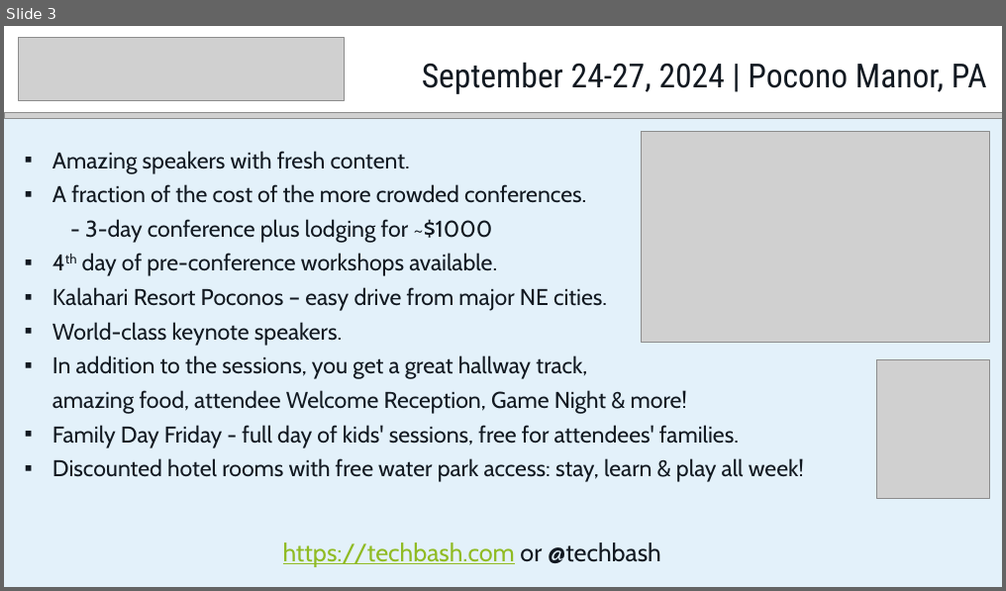
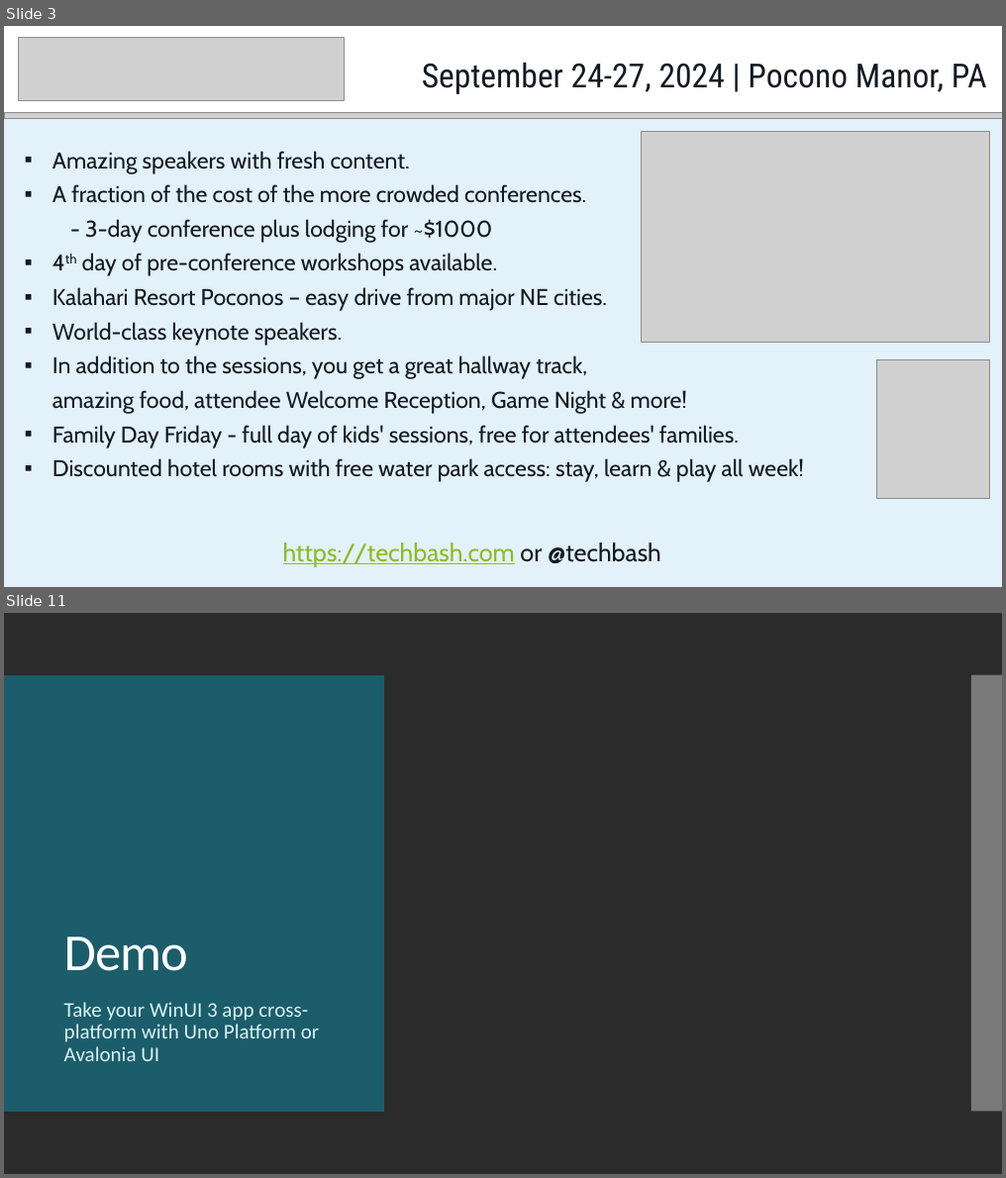
Before and after one commit to alvinashcraft/speaking, a slide deck: 2024/0320_BostonDotNetArch/GetStartedWithWinUI3.pptx. Shown one above the other, each under a label of ours: slide 3 before the commit, slides 3 and 11 after it; the slides between them are not shown. The pictures are 1006x591 and 1006x1178 pixels, drawn with LibreOffice and Linux fonts; fonts in the diff are those of the drawing; grey boxes stand for pictures; background and template pictures are left out; a plain dark background stands for a picture behind light text. Boxes give left, top, right and bottom in pixels: in the first picture for what was removed or moved away, otherwise in the second. Text is boxed around its words. In the diff, an @@ line names an element or a change of style, - is before the commit and + after.

```diff
--- a/2024/0320_BostonDotNetArch/GetStartedWithWinUI3.pptx
+++ b/2024/0320_BostonDotNetArch/GetStartedWithWinUI3.pptx
@@ slide 11 added at (x1=4, y1=613, x2=1002, y2=1174), background picture (left out) @@
@@ rectangle added at (x1=4, y1=613, x2=1002, y2=1174), fill #FFFFFF @@
@@ rectangle added at (x1=4, y1=675, x2=286, y2=1112), fill #40BAD2 @@
@@ rectangle added at (x1=4, y1=675, x2=752, y2=1112), fill #40BAD2 @@
@@ rectangle added at (x1=4, y1=675, x2=384, y2=1112), fill #1A616F at 93% opacity @@
@@ rectangle added at (x1=763, y1=675, x2=1002, y2=1112), fill #C8C8C8 at 50% opacity @@
@@ rectangle added at (x1=971, y1=675, x2=1002, y2=1112), fill #C8C8C8 at 50% opacity @@
@@ rectangle added at (x1=971, y1=675, x2=1002, y2=1112), fill #C8C8C8 at 50% opacity @@
@@ title added at (x1=64, y1=937, x2=188, y2=971), 50 pt, text #FFFFFF @@
+Demo
@@ text added at (x1=64, y1=1002, x2=319, y2=1061), 20 pt, text #D9F1F6 @@
+Take your WinUI 3 app cross-platform with Uno Platform or Avalonia UI
```
Also in this commit, not shown: 1 slide changed, 8 other slides added.
